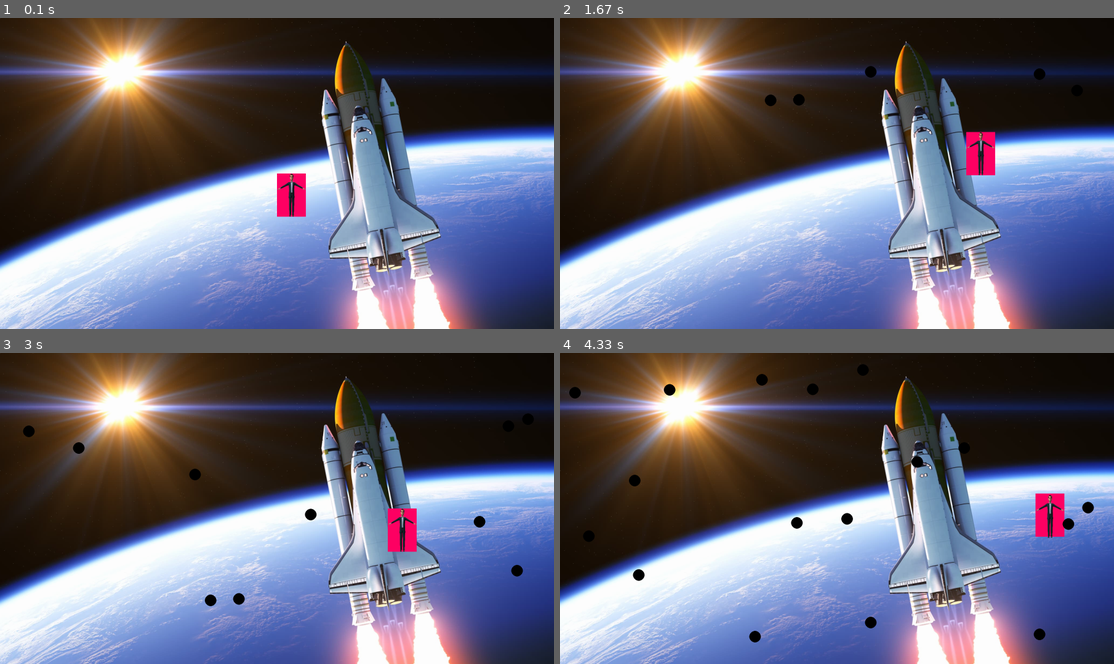
Above: before the commit, frames 1-4 (two rows, left to right).
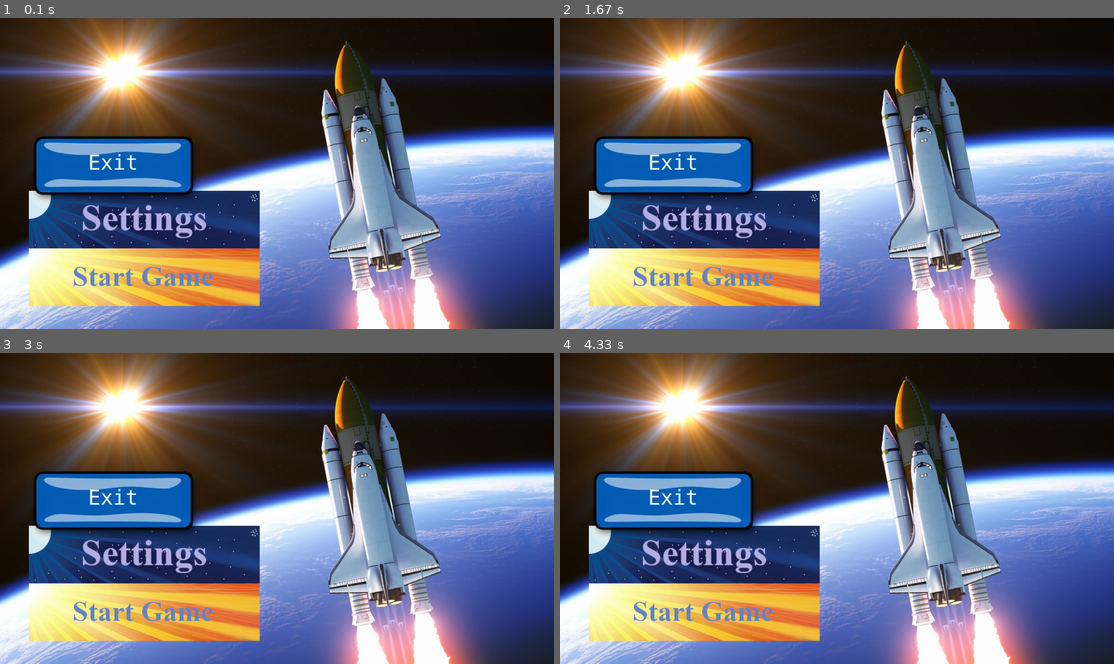
Above: after the commit, the same moments.

Repository: Minkema/PO5_informatica_pygame
Game: pygame game, started from first game/main.py
Two runs of this game, one before a commit and one after it. Both use one fixed random seed, a clock stepped at 60 frames per second and the inputs below.
Inputs:
- Up to frame 1 (0.1 s): no input
- Up to frame 2 (1.67 s): hold D 0.33-0.8 s; hold W 0.83-1.13 s; hold D 1.17-1.63 s
- Up to frame 3 (3 s): hold A 1.67-2.2 s; hold S 2.23-2.53 s; hold D 2.57-2.97 s
- Up to frame 4 (4.33 s): hold W 3-3.37 s; hold D 3.4-4.03 s; hold S from 4.07 s (still down)

The runs differ from the first frame. In frame 1, 21% of the frame differs, in the area x 5-56%, y 37-93%; in frame 2, 21%; in frame 3, 21%; in frame 4, 22%, in the area x 1-97%, y 3-94%.

Commit message:
Update main.py
ik heb even de startscreen function als hoofdregel gezet en de game loop als commentaar want die moet worden aangeroepen in het startscherm. Als de knoppen het doen kan lijn 13 dus weg, maar ik laat hem voor nu even staan als commentaar voor als iemand er aan moet werken.

Diff:
--- a/first game/main.py
+++ b/first game/main.py
@@ -9,8 +9,8 @@
     clock = pygame.time.Clock() #initializes the clock
 
     #Inits the scene
-    # scenehandler.loadScene("startscreen")
-    scenehandler.loadScene("testScene")
+    scenehandler.loadScene("startscreen")
+    # scenehandler.loadScene("testScene")
 
     run = True
 
